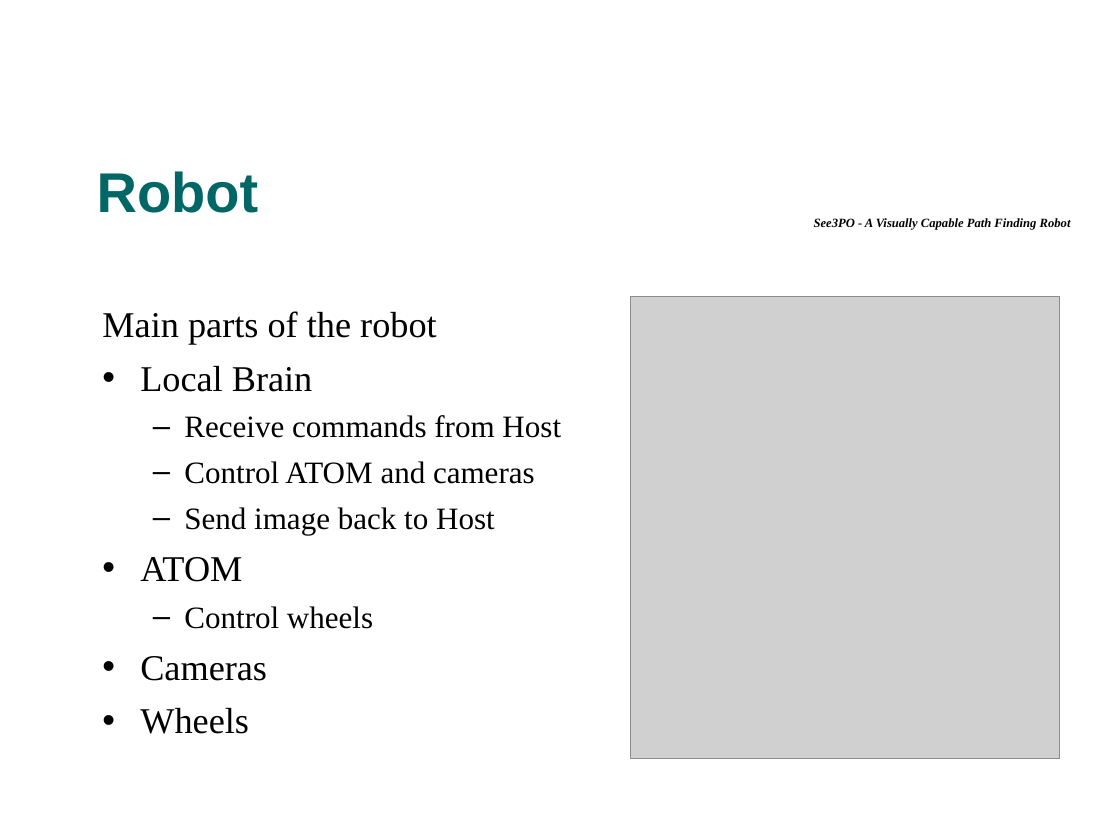
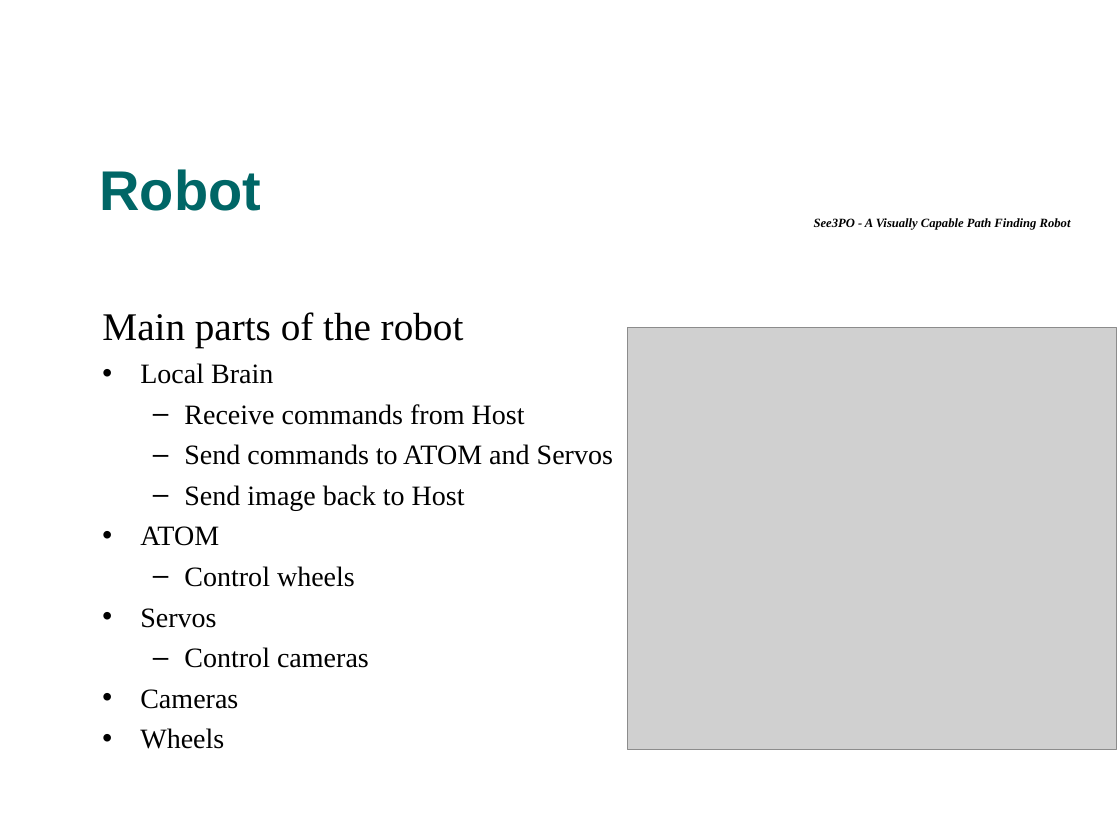
Before and after one commit to tkram01/see3po, a slide deck: slide 11 of Documents/PresentationFinal.ppt. Drawn at 1120x840 pixels with LibreOffice and Linux fonts; fonts in the diff are those of the drawing; grey boxes stand for pictures; background and template pictures are left out. Boxes give left, top, right and bottom in pixels: in the first picture for what was removed or moved away, otherwise in the second. Text is boxed around its words. In the diff, an @@ line names an element or a change of style, - is before the commit and + after.

```diff
--- a/Documents/PresentationFinal.ppt
+++ b/Documents/PresentationFinal.ppt
@@ text at bbox=[102, 312, 525, 749]: size 25.9 to 28 pt in "Main parts of the robot"; size 25.9 to 20 pt in "Local Brain", "ATOM", "Cameras", "Wheels"; size 22.2 to 20 pt in "Receive commands from Host", "Send image back to Host", "Control wheels"; less space between paragraphs @@
@@ picture: place and size @@
-picture at bbox=[631, 296, 1060, 758]
+picture at bbox=[627, 328, 1116, 750]
@@ text at bbox=[184, 444, 613, 465]: text changed; size 22.2 to 20 pt @@
-  – Control ATOM and cameras
+  – Send commands to ATOM and Servos
@@ text at bbox=[140, 608, 369, 668]: paragraphs added @@
+• Servos
+  – Control cameras
```
Also in this commit, not shown: 2 other slides changed.
